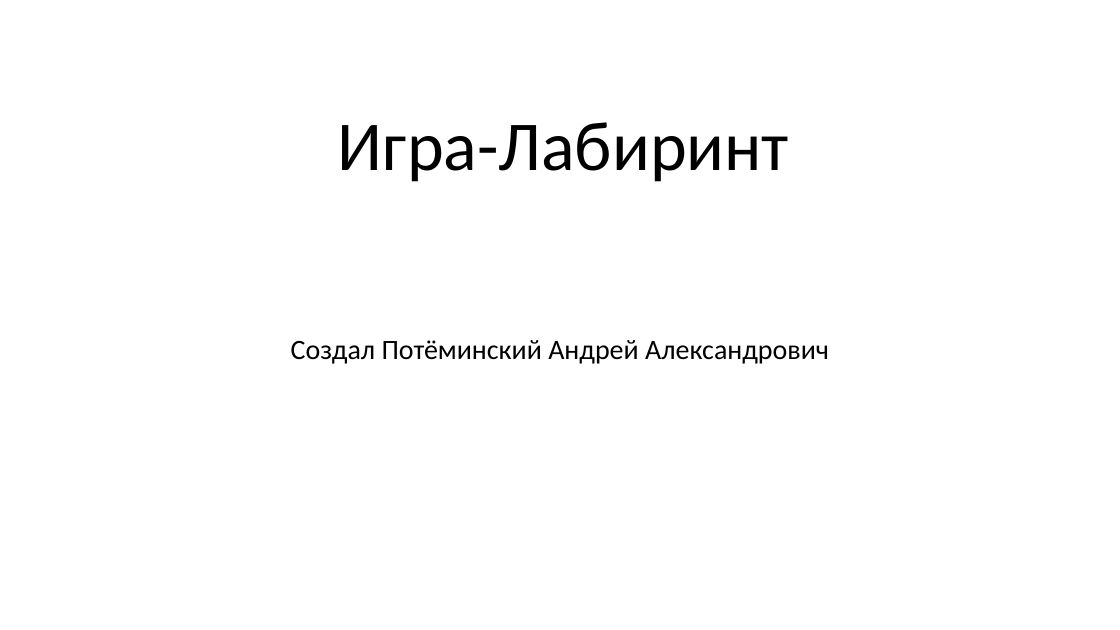
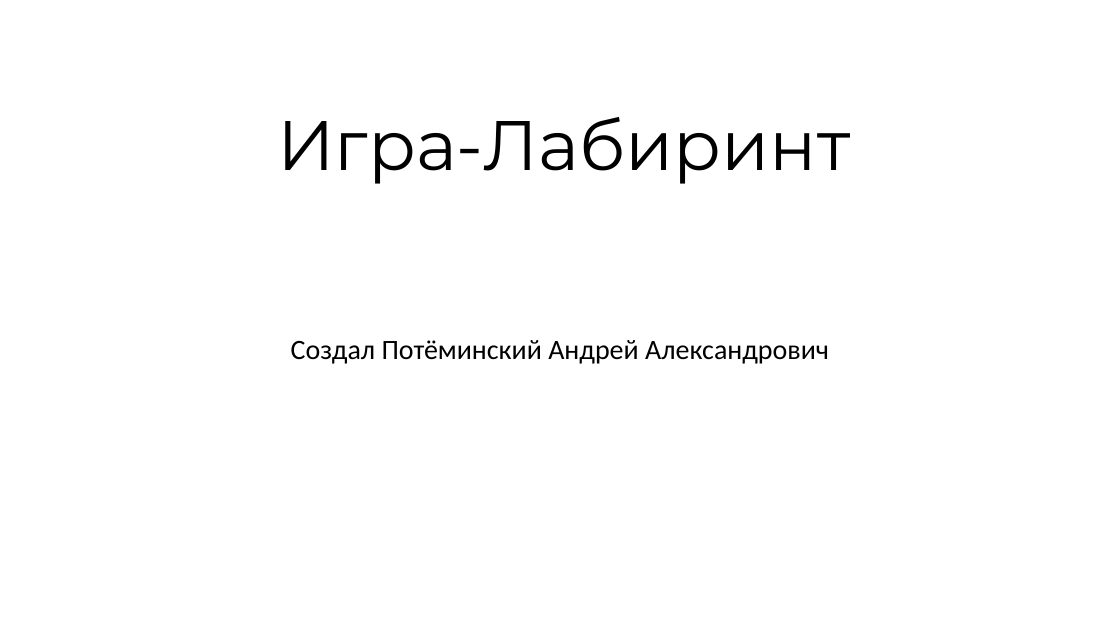
Before and after one commit to AndrewPotm/Project, a slide deck: slide 1 of Игра-Лабиринт.pptx. Drawn at 1120x630 pixels with LibreOffice and Linux fonts; fonts in the diff are those of the drawing; background and template pictures are left out. Boxes give left, top, right and bottom in pixels: in the first picture for what was removed or moved away, otherwise in the second. Text is boxed around its words. In the diff, an @@ line names an element or a change of style, - is before the commit and + after.

Commit message:
Лабиринт2 Лабиринт_конец

```diff
--- a/Игра-Лабиринт.pptx
+++ b/Игра-Лабиринт.pptx
@@ title "Игра-Лабиринт" at <box>277,117,850,184</box>: font Calibri to Montserrat @@
```
Also in this commit, not shown: 2 other slides changed, 1 slide added, 1 slide removed, 3 other files.
